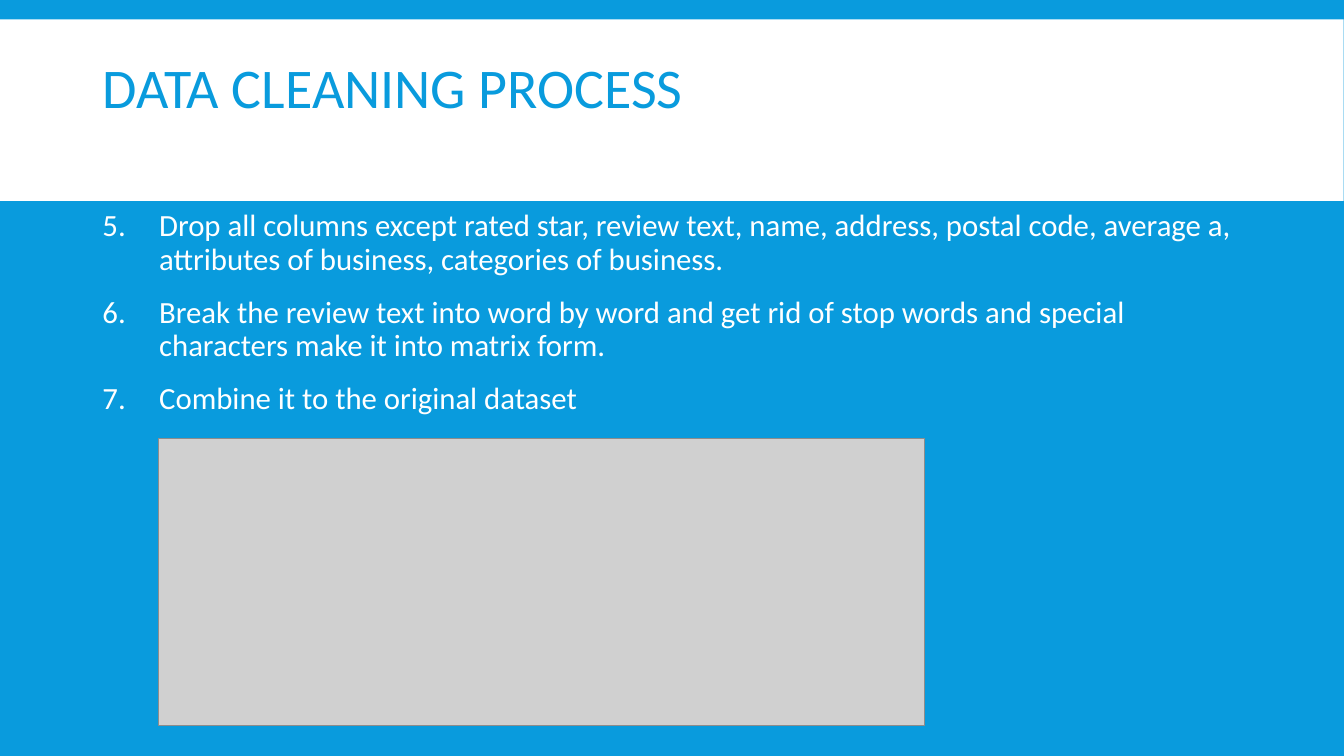
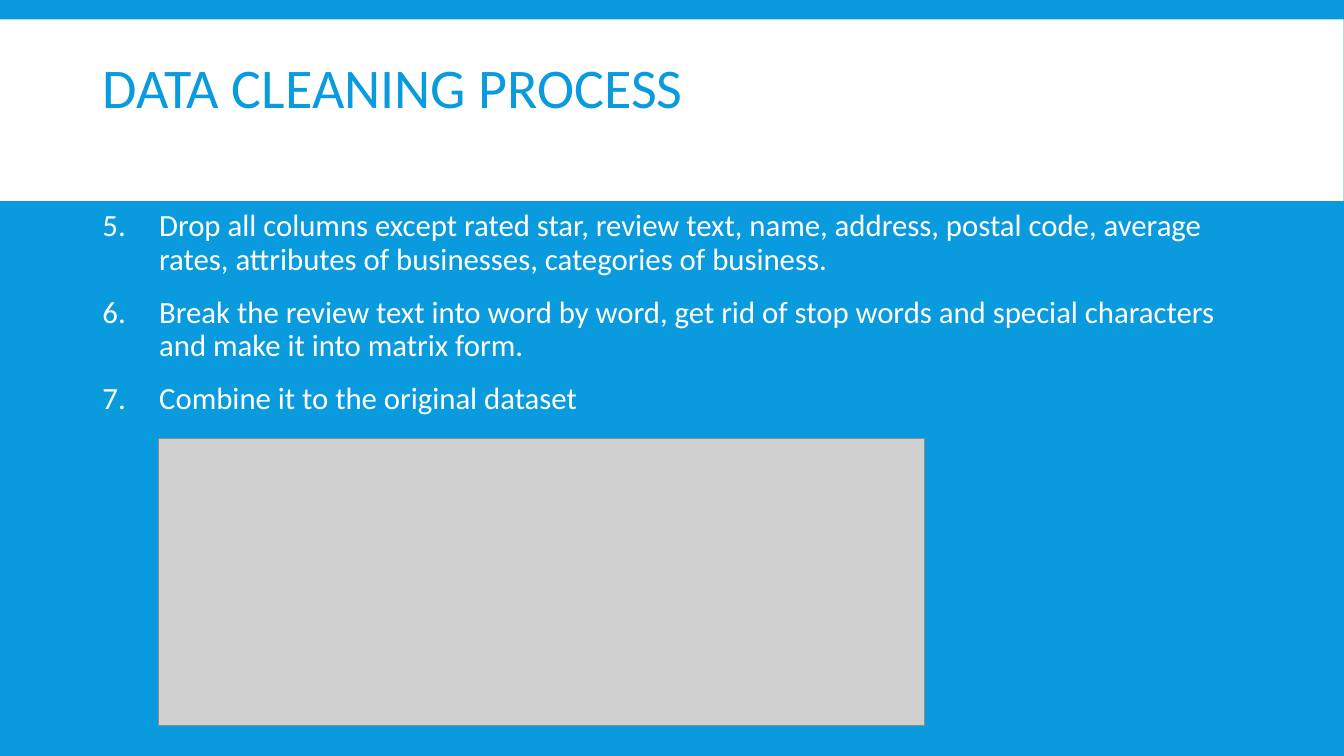
Before and after one commit to cocofreefarm/Module3, a slide deck: slide 3 of Hotels in Madison Area.pptx. Drawn at 1344x756 pixels with LibreOffice and Linux fonts; fonts in the diff are those of the drawing; grey boxes stand for pictures. Boxes give left, top, right and bottom in pixels: in the first picture for what was removed or moved away, otherwise in the second. Text is boxed around its words. In the diff, an @@ line names an element or a change of style, - is before the commit and + after.

```diff
--- a/Hotels in Madison Area.pptx
+++ b/Hotels in Madison Area.pptx
@@ text at <box>159,214,1214,357</box>: text changed @@
-5. Drop all columns except rated star, review text, name, address, postal code, average a, attributes of business, categories of business.
-6. Break the review text into word by word and get rid of stop words and special characters make it into matrix form.
+5. Drop all columns except rated star, review text, name, address, postal code, average rates, attributes of businesses, categories of business.
+6. Break the review text into word by word, get rid of stop words and special characters and make it into matrix form.
```
Also in this commit, not shown: 2 other slides changed, 6 other files.
